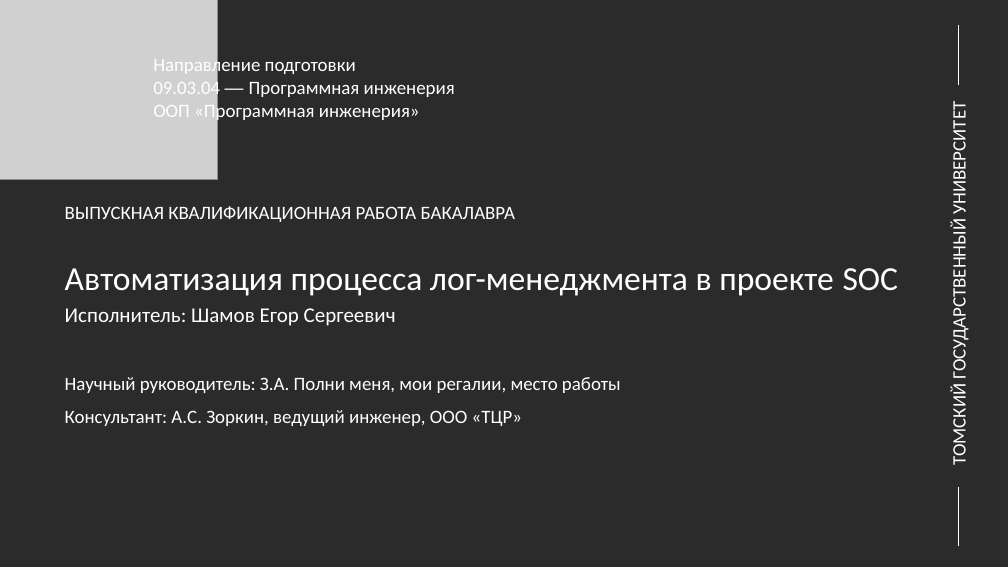
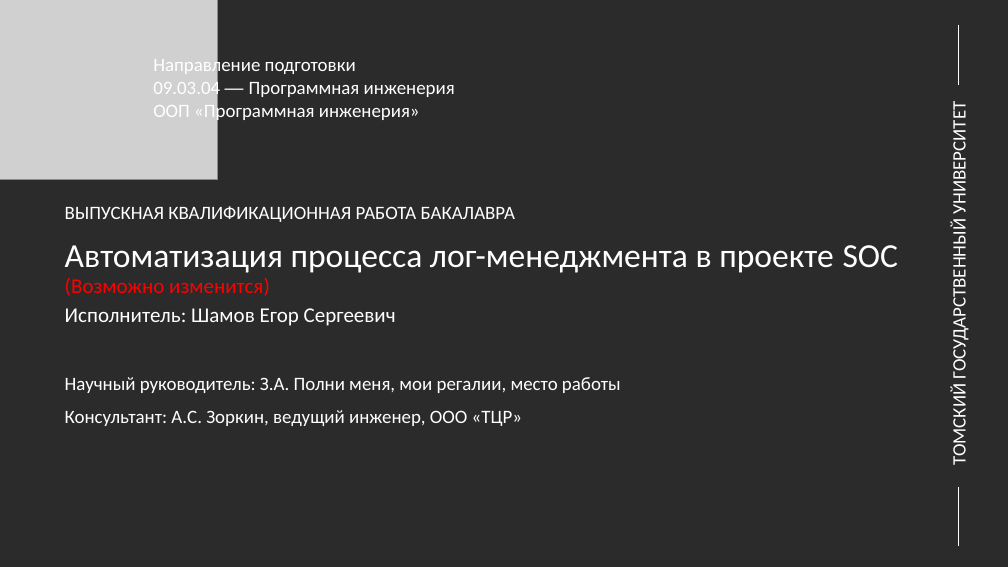
Before and after one commit to shameoff/GraduateWork, a slide deck: slide 1 of Презентация ВКР (в шаблоне).pptx. Drawn at 1008x567 pixels with LibreOffice and Linux fonts; fonts in the diff are those of the drawing; grey boxes stand for pictures; background and template pictures are left out; a plain dark background stands for a picture behind light text. Boxes give left, top, right and bottom in pixels: in the first picture for what was removed or moved away, otherwise in the second. Text is boxed around its words. In the diff, an @@ line names an element or a change of style, - is before the commit and + after.

```diff
--- a/Презентация ВКР (в шаблоне).pptx
+++ b/Презентация ВКР (в шаблоне).pptx
@@ title at (65,245,899,296): text changed @@
-Автоматизация процесса лог-менеджмента в проекте SOC
+Автоматизация процесса лог-менеджмента в проекте SOC
+(Возможно изменится)
```
Also in this commit, not shown: 6 other slides changed, 11 slides added, 2 other files.
